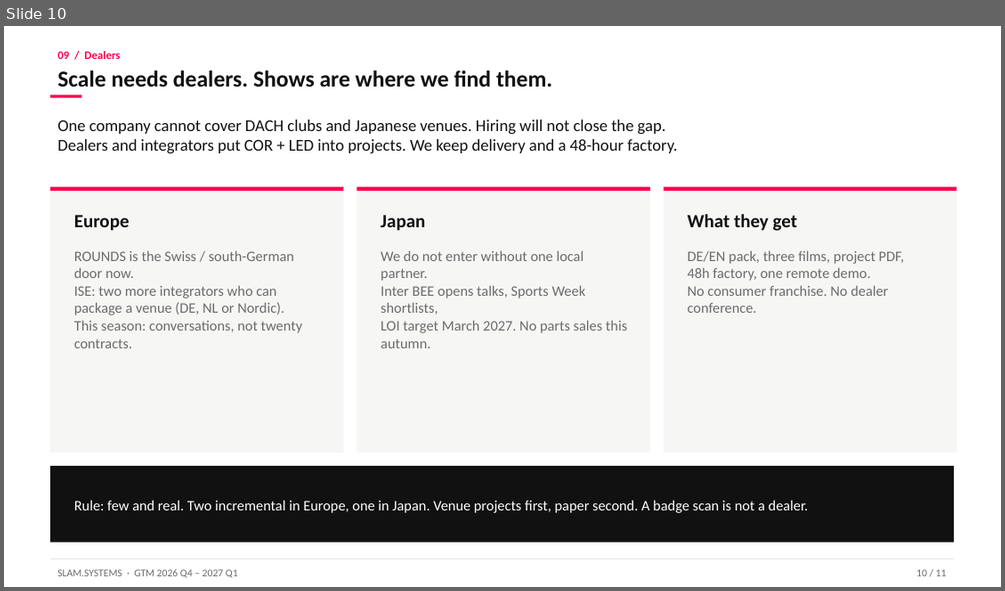
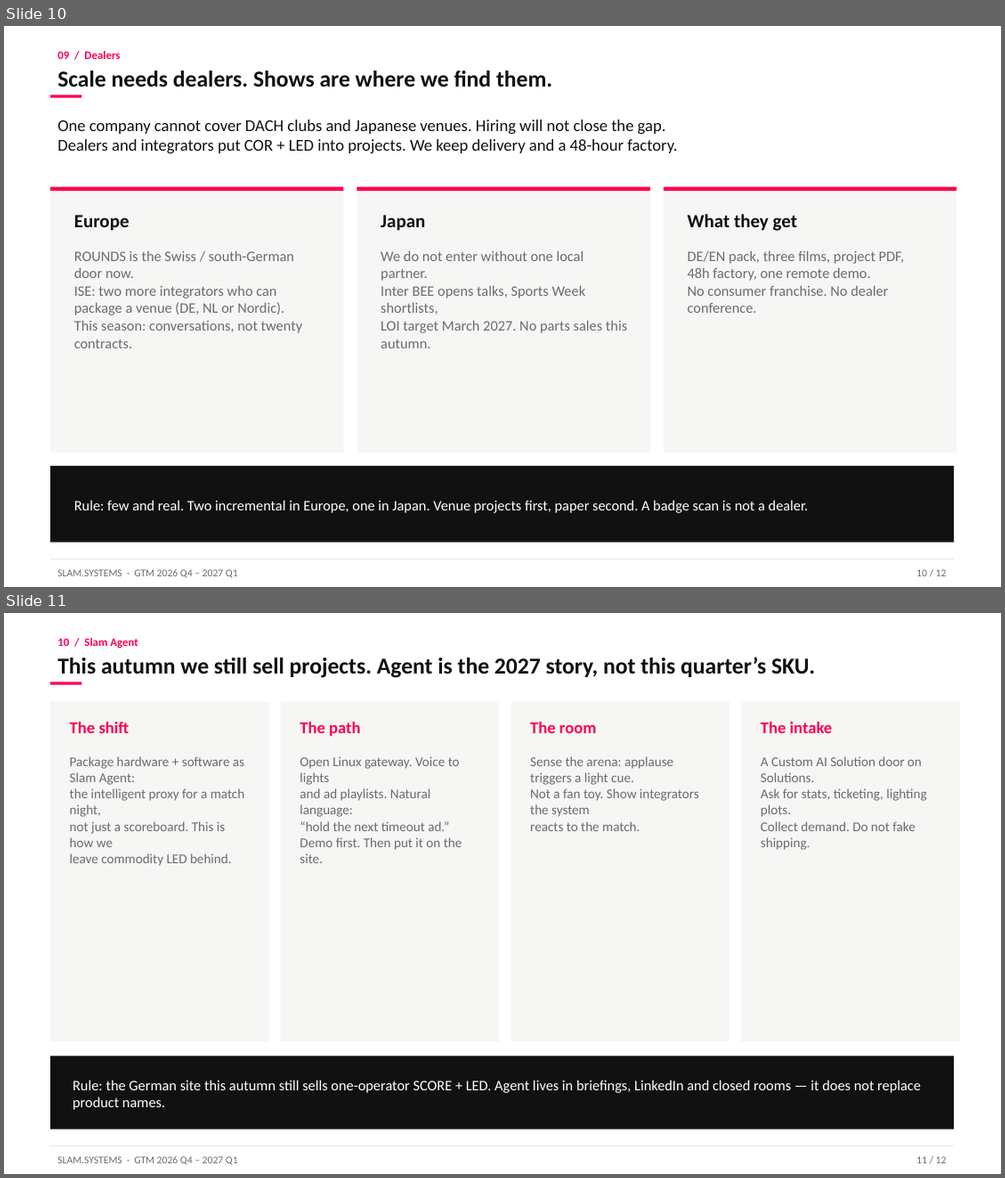
Before and after one commit to zhangcheng0688/AI_Find_Customer, a slide deck: gtm/SLAM.SYSTEMS_GTM_Plan_EN.pptx. Shown one above the other, each under a label of ours: slide 10 before the commit, slides 10 and 11 after it. The pictures are 1005x591 and 1005x1178 pixels, drawn with LibreOffice and Linux fonts; fonts in the diff are those of the drawing. Boxes give left, top, right and bottom in pixels: in the first picture for what was removed or moved away, otherwise in the second. Text is boxed around its words. In the diff, an @@ line names an element or a change of style, - is before the commit and + after.

```diff
--- a/gtm/SLAM.SYSTEMS_GTM_Plan_EN.pptx
+++ b/gtm/SLAM.SYSTEMS_GTM_Plan_EN.pptx
@@ slide 11 added at [4,613,1001,1174], background #FFFFFF @@
@@ text added at [57,638,138,648], 11 pt, text #FF004E, bold @@
+10 / Slam Agent
@@ text added at [57,657,815,678], 22 pt, text #111111, bold @@
+This autumn we still sell projects. Agent is the 2027 story, not this quarter’s SKU.
@@ rectangle added at [50,682,81,685], fill #FF004E @@
@@ rectangle added at [50,701,268,1041], fill #F6F6F5 @@
@@ rectangle added at [281,701,499,1041], fill #F6F6F5 @@
@@ rectangle added at [511,701,729,1041], fill #F6F6F5 @@
@@ rectangle added at [741,701,960,1041], fill #F6F6F5 @@
@@ text added at [70,722,129,733], 16 pt, text #FF004E, bold @@
+The shift
@@ text added at [299,722,360,736], 16 pt, text #FF004E, bold @@
+The path
@@ text added at [530,722,597,733], 16 pt, text #FF004E, bold @@
+The room
@@ text added at [760,722,833,733], 16 pt, text #FF004E, bold @@
+The intake
@@ text added at [70,756,244,866], 13 pt, text #6B6B6B @@
+Package hardware + software as Slam Agent:
+the intelligent proxy for a match night,
+not just a scoreboard. This is how we
+leave commodity LED behind.
@@ text added at [299,756,462,863], 13 pt, text #6B6B6B @@
+Open Linux gateway. Voice to lights
+and ad playlists. Natural language:
+“hold the next timeout ad.”
+Demo first. Then put it on the site.
@@ text added at [530,756,699,831], 13 pt, text #6B6B6B @@
+Sense the arena: applause triggers a light cue.
+Not a fan toy. Show integrators the system
+reacts to the match.
@@ text added at [760,756,926,850], 13 pt, text #6B6B6B @@
+A Custom AI Solution door on Solutions.
+Ask for stats, ticketing, lighting plots.
+Collect demand. Do not fake shipping.
@@ rectangle added at [50,1055,954,1129], fill #111111 @@
@@ text added at [73,1079,921,1110], 14 pt, text #FFFFFF @@
+Rule: the German site this autumn still sells one-operator SCORE + LED. Agent lives in briefings, LinkedIn and closed rooms — it does not replace product names.
@@ rectangle added at [50,1145,954,1146], fill #E6E6E6 @@
@@ text added at [57,1156,238,1165], 10 pt, text #6B6B6B @@
+SLAM.SYSTEMS · GTM 2026 Q4 – 2027 Q1
@@ text added at [916,1156,947,1163], 10 pt, text #6B6B6B @@
+11 / 12
@@ slide 10 changed as well @@
@@ text at [916,569,947,576]: text changed @@
-10 / 11
+10 / 12
```
Also in this commit, not shown: 9 other slides changed, 1 other slide added, 1 slide removed, 38 other files.
